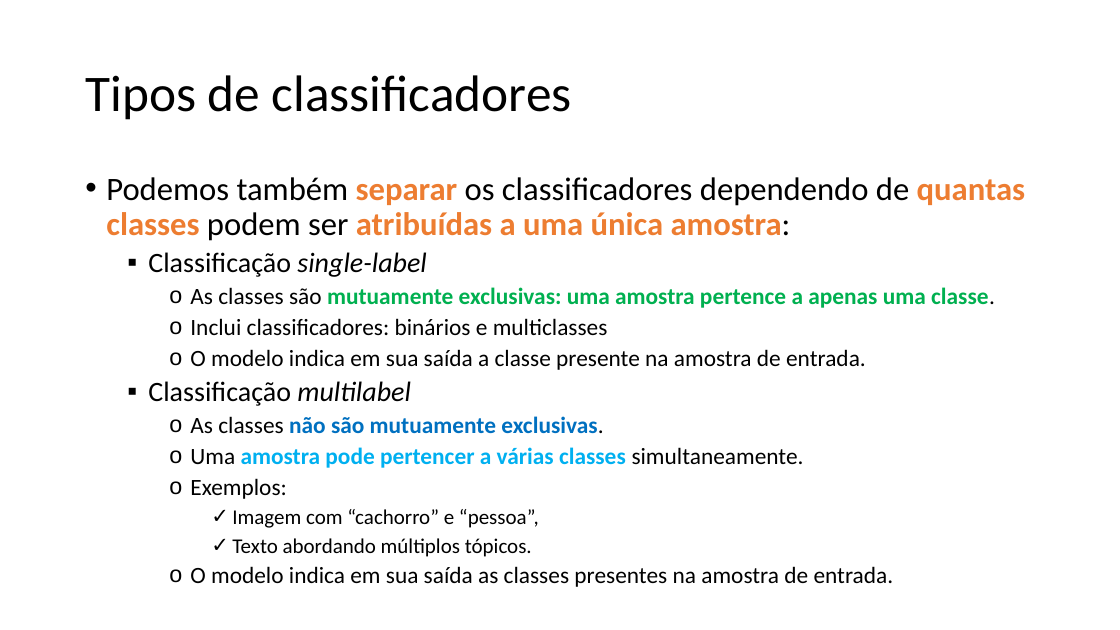
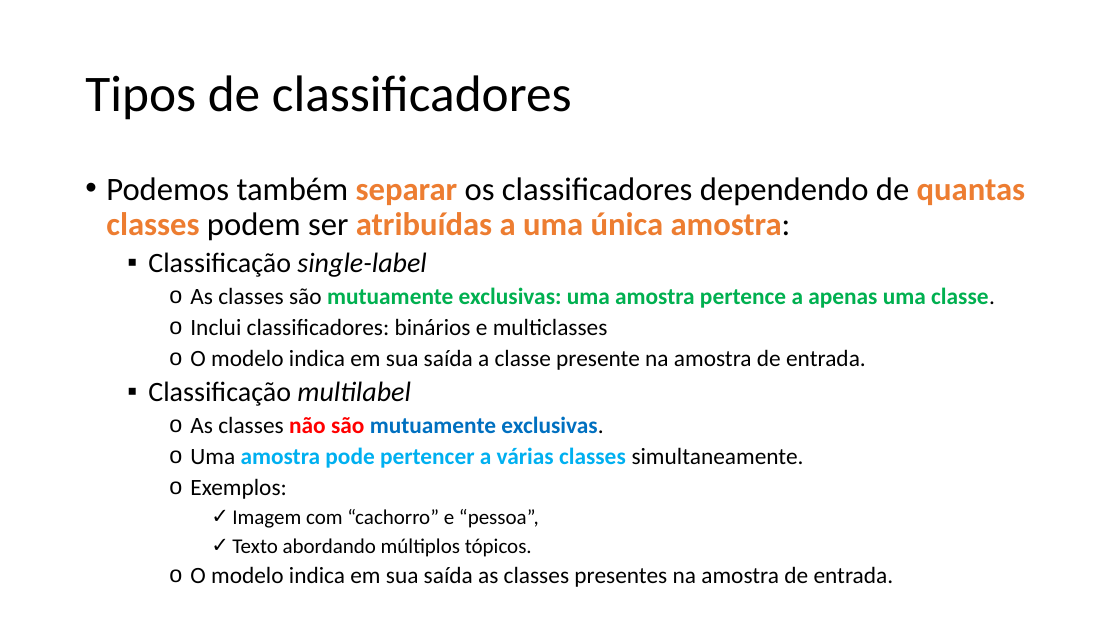
Before and after one commit to zz4fap/c24_inteligencia_artificial, a slide deck: slide 6 of slides/C24_Classificação.pptx. Drawn at 1120x630 pixels with LibreOffice and Linux fonts; fonts in the diff are those of the drawing. Boxes give left, top, right and bottom in pixels: in the first picture for what was removed or moved away, otherwise in the second. Text is boxed around its words. In the diff, an @@ line names an element or a change of style, - is before the commit and + after.

```diff
--- a/slides/C24_Classificação.pptx
+++ b/slides/C24_Classificação.pptx
@@ text at box(190, 416, 603, 433): text colour #0070C0 to #FF0000 in "não são" @@
```
Also in this commit, not shown: 7 other slides changed, 3 slides added, 1 slide removed.
